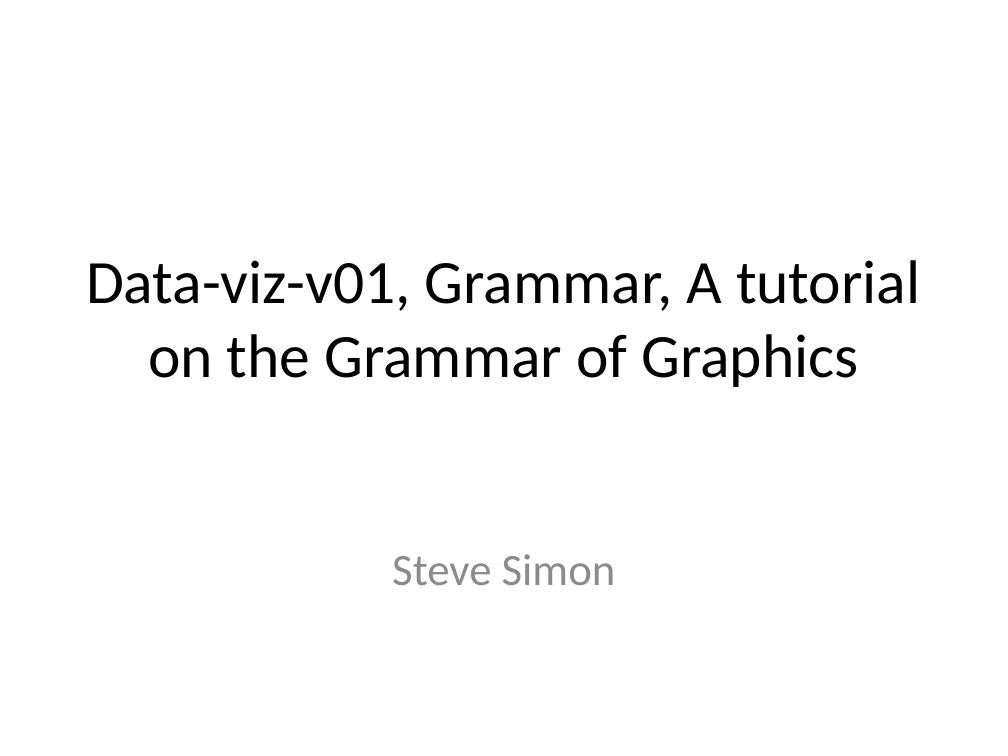
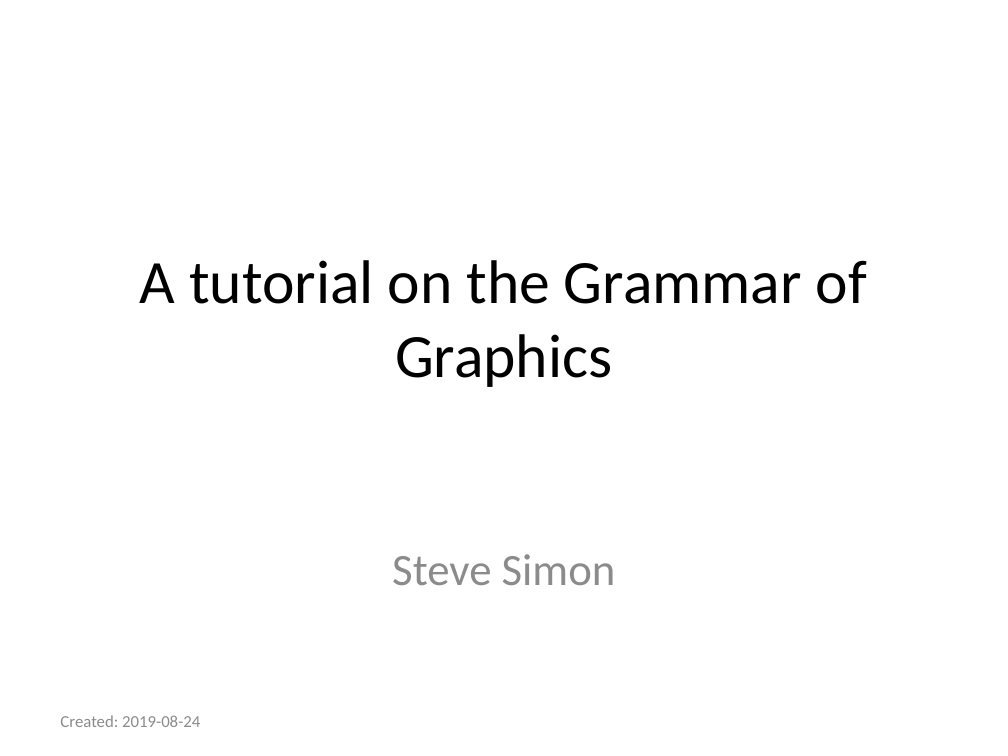
Before and after one commit to pmean/data-visualization, a slide deck: slide 1 of data-viz-01/component/tutorial-grammar.pptx. Drawn at 1008x756 pixels with LibreOffice and Linux fonts; fonts in the diff are those of the drawing. Boxes give left, top, right and bottom in pixels: in the first picture for what was removed or moved away, otherwise in the second. Text is boxed around its words. In the diff, an @@ line names an element or a change of style, - is before the commit and + after.

```diff
--- a/data-viz-01/component/tutorial-grammar.pptx
+++ b/data-viz-01/component/tutorial-grammar.pptx
@@ title at bbox=[140, 260, 867, 387]: text changed @@
-Data-viz-v01, Grammar, A tutorial on the Grammar of Graphics
+A tutorial on the Grammar of Graphics
@@ text added at bbox=[60, 715, 200, 727], 12 pt, text #8C8C8C @@
+Created: 2019-08-24
```
Also in this commit, not shown: 3 other slides changed, 1 slide added, 1 slide removed, 16 other files.
